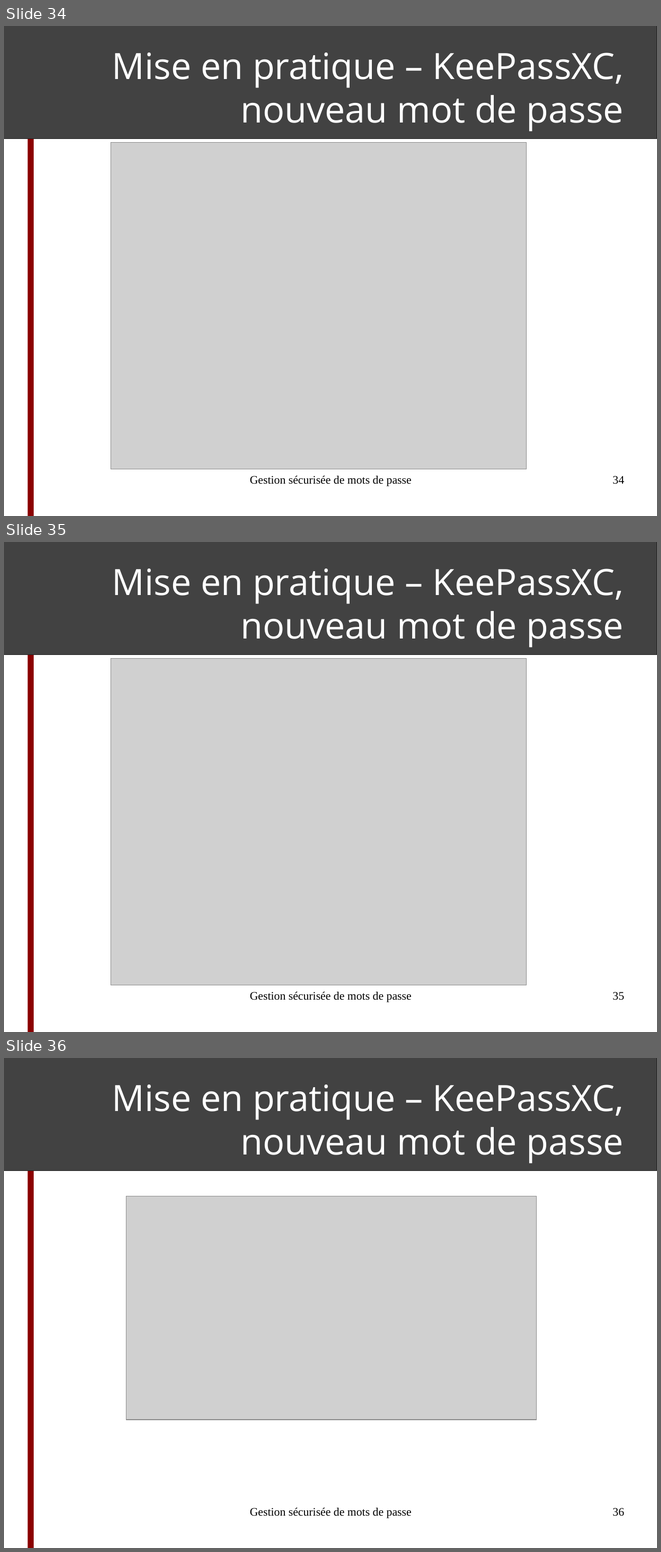
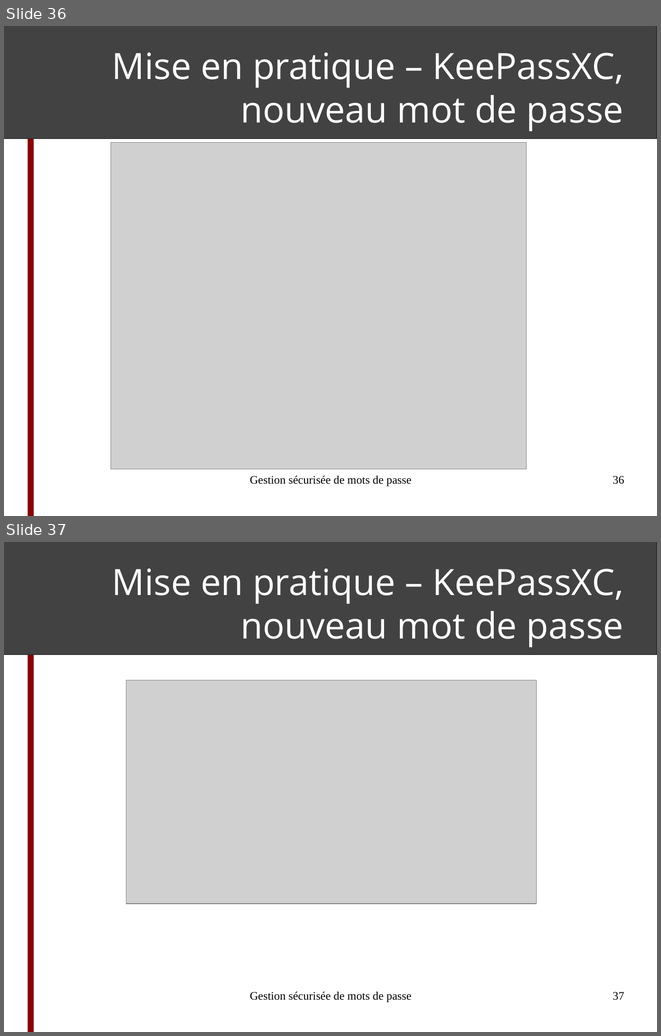
Before and after one commit to ftassy/Voyages-en-Cyberie, a slide deck: module_mots_de_passe/Gestion_securisee_de_mots_de_passe.odp. Shown one above the other, each under a label of ours: slides 34, 35 and 36 before the commit, slides 36 and 37 after it. The pictures are 661x1552 and 661x1036 pixels, drawn with LibreOffice and Linux fonts; fonts in the diff are those of the drawing; grey boxes stand for pictures. Boxes give left, top, right and bottom in pixels: in the first picture for what was removed or moved away, otherwise in the second. Text is boxed around its words. In the diff, an @@ line names an element or a change of style, - is before the commit and + after.

Commit message:
Mise à jour de la présentation des mots de passes et du README

```diff
--- a/module_mots_de_passe/Gestion_securisee_de_mots_de_passe.odp
+++ b/module_mots_de_passe/Gestion_securisee_de_mots_de_passe.odp
@@ slide 35 removed at box(4, 542, 657, 1032), background #FFFFFF; not listed: 2 template elements that a slide beside it also shows @@
@@ title removed at box(112, 568, 624, 647) @@
-Mise en pratique – KeePassXC, nouveau mot de passe
@@ picture removed at box(111, 658, 527, 985) @@
@@ text removed at box(250, 991, 412, 1002) @@
-Gestion sécurisée de mots de passe
@@ page number removed at box(612, 991, 624, 1000) @@
-35
@@ what was slide 34 is now slide 36 @@
@@ page number at box(612, 475, 624, 484): text changed @@
-34
+36
@@ what was slide 36 is now slide 37 @@
@@ page number at box(612, 991, 624, 1000): text changed @@
-36
+37
```
Also in this commit, not shown: 5 slides changed, 2 slides added, 1 other file.
